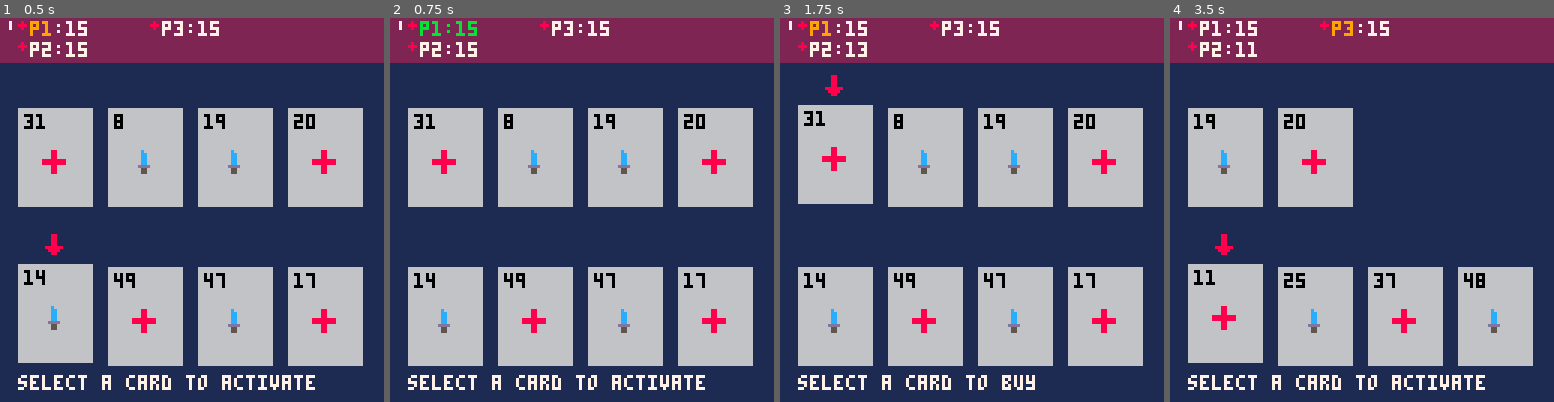
Above: before the commit, frames 1-4 (left to right).
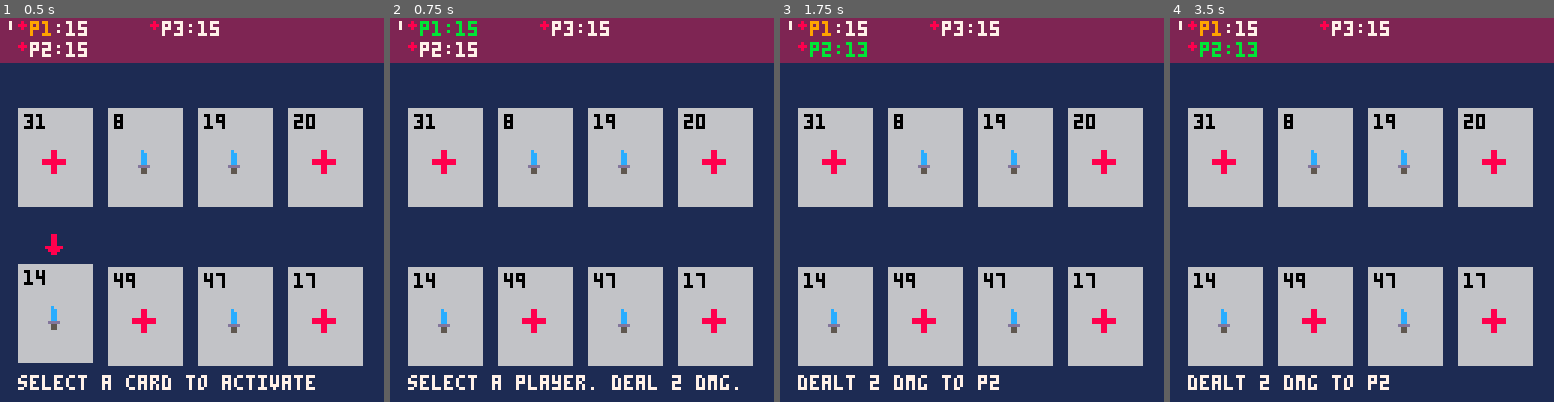
Above: after the commit, the same moments.

Repository: camden/minidom
Game: PICO-8 cartridge dom.p8
The game is run twice, just before and just after one commit, with the same random seed, the same clock (stepped at 60 frames per second) and the same inputs.
Inputs:
- Up to frame 1 (0.5 s): no input
- Up to frame 2 (0.75 s): tap O (Z key) at 0.7 s
- Up to frame 3 (1.75 s): hold Right from 1.6 s (still down); tap O (Z key) at 1.7 s
- Up to frame 4 (3.5 s): release Right at 2.1 s; tap O (Z key) every 0.4 s from 2.1 to 3.3 s; hold Right 2.47-3.03 s; hold Left from 3.08 s (still down)

Frame 1 is identical in both runs. In frame 2, 0.7% of the frame differs, in the area x 32-91%, y 92-97%; in frame 3, 1.9%; in frame 4, 14%, in the area x 4-95%, y 0-97%.

Commit message:
added waiting

Diff:
--- a/dom.p8
+++ b/dom.p8
@@ -59,6 +59,9 @@
 current_turn = 1
 
 status_msg = 'select a card to activate'
+
+wait_counter = 0
+wait_callback = nil
 
 -- phases:
 -- 1: action
@@ -134,6 +137,13 @@
 end
 
 function _update()
+  if wait_counter > 0 then
+    wait_counter -= 1
+    if wait_counter == 0 then
+      wait_callback()
+    end
+    return
+  end
 
   -- advance phase
   if btnp(4) then
@@ -206,7 +216,9 @@
   if cr_status == 'dead' then
     cur_card_activation = nil
     cur_active_card = nil
-    advance()
+
+    -- advance after 2 second
+    wait(20, advance)
   end
 end
 
@@ -233,9 +245,12 @@
       end
     end
   elseif fx.kind == effect_types.attack_one then
+    selected_index = 1
     cur_selection_kind = selection.players
+    status_msg = 'select a player. deal ' .. fx.value .. ' dmg.'
     yield()
     players[selected_index].health -= fx.value
+    status_msg = 'dealt ' .. fx.value .. ' dmg to p' .. selected_index
   end
 end
 
@@ -532,8 +547,10 @@
 
 -- utility functions ---------------------------------------------
 
-function wait(a)
-  for i = 1,a do flip() end
+-- in tenths of a second
+function wait(a, optional_callback)
+  wait_counter = a * 3
+  wait_callback = optional_callback
 end
 
 function get_phase_name(phase_num)
